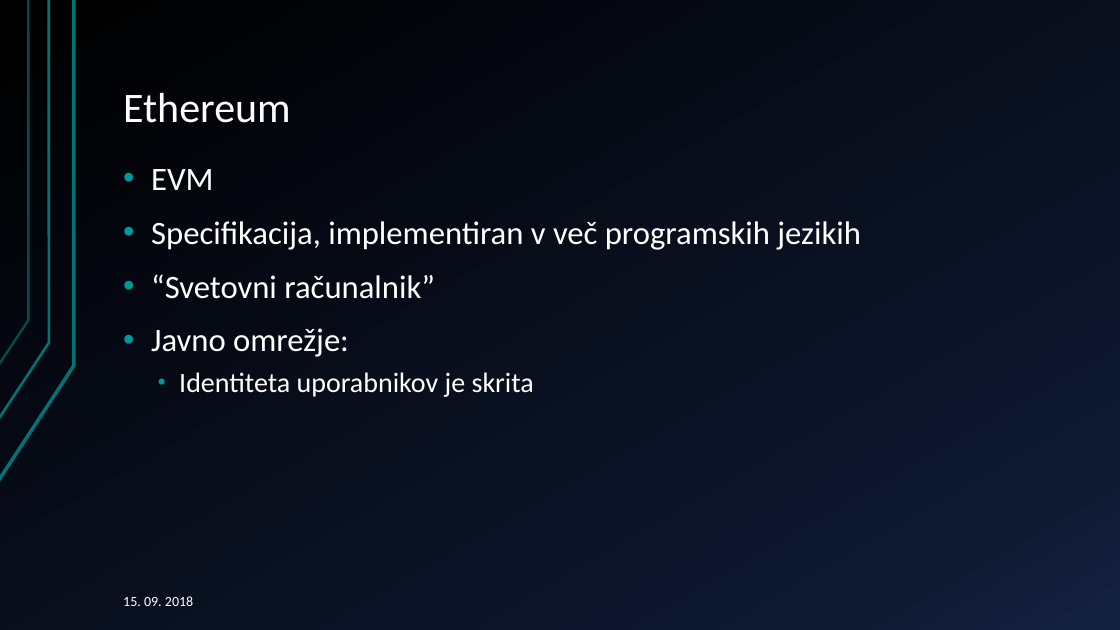
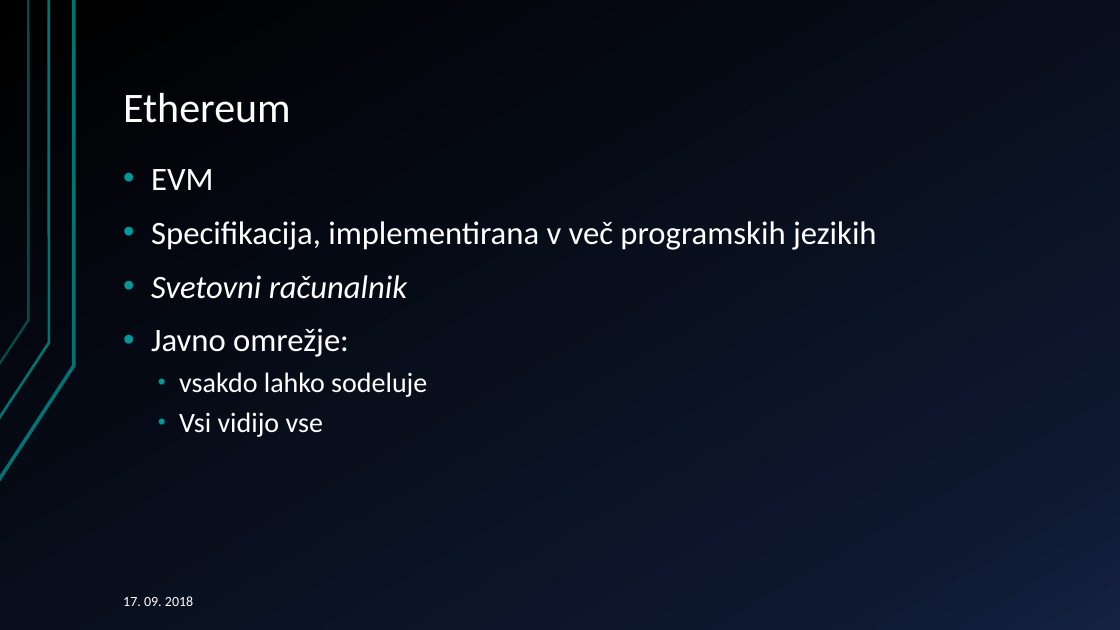
Before and after one commit to primozH/diploma, a slide deck: slide 8 of mikrostoritve decentralizacija.pptx. Drawn at 1120x630 pixels with LibreOffice and Linux fonts; fonts in the diff are those of the drawing. Boxes give left, top, right and bottom in pixels: in the first picture for what was removed or moved away, otherwise in the second. Text is boxed around its words. In the diff, an @@ line names an element or a change of style, - is before the commit and + after.

```diff
--- a/mikrostoritve decentralizacija.pptx
+++ b/mikrostoritve decentralizacija.pptx
@@ text at [151,221,877,299]: text changed @@
-• Specifikacija, implementiran v več programskih jezikih
-• “Svetovni računalnik”
+• Specifikacija, implementirana v več programskih jezikih
+• Svetovni računalnik
@@ text at [179,372,427,437]: text changed @@
-  • Identiteta uporabnikov je skrita
+  • vsakdo lahko sodeluje
+  • Vsi vidijo vse
@@ text at [123,596,193,606]: text changed @@
-15. 09. 2018
+17. 09. 2018
```
Also in this commit, not shown: 14 other slides changed.
